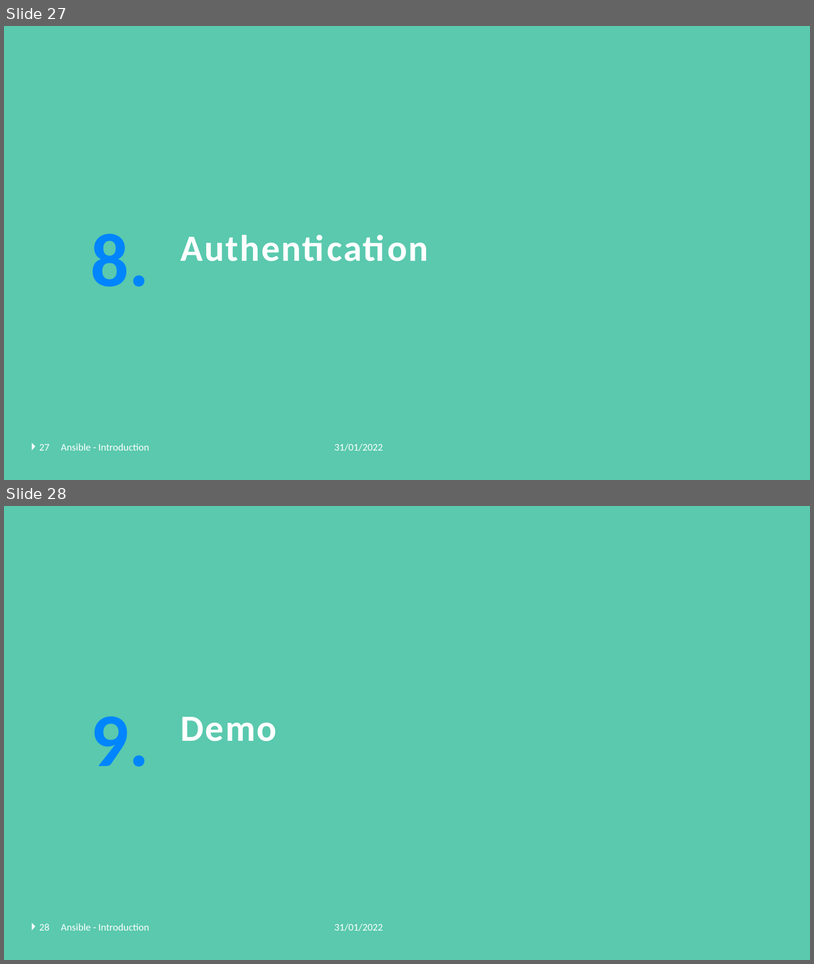
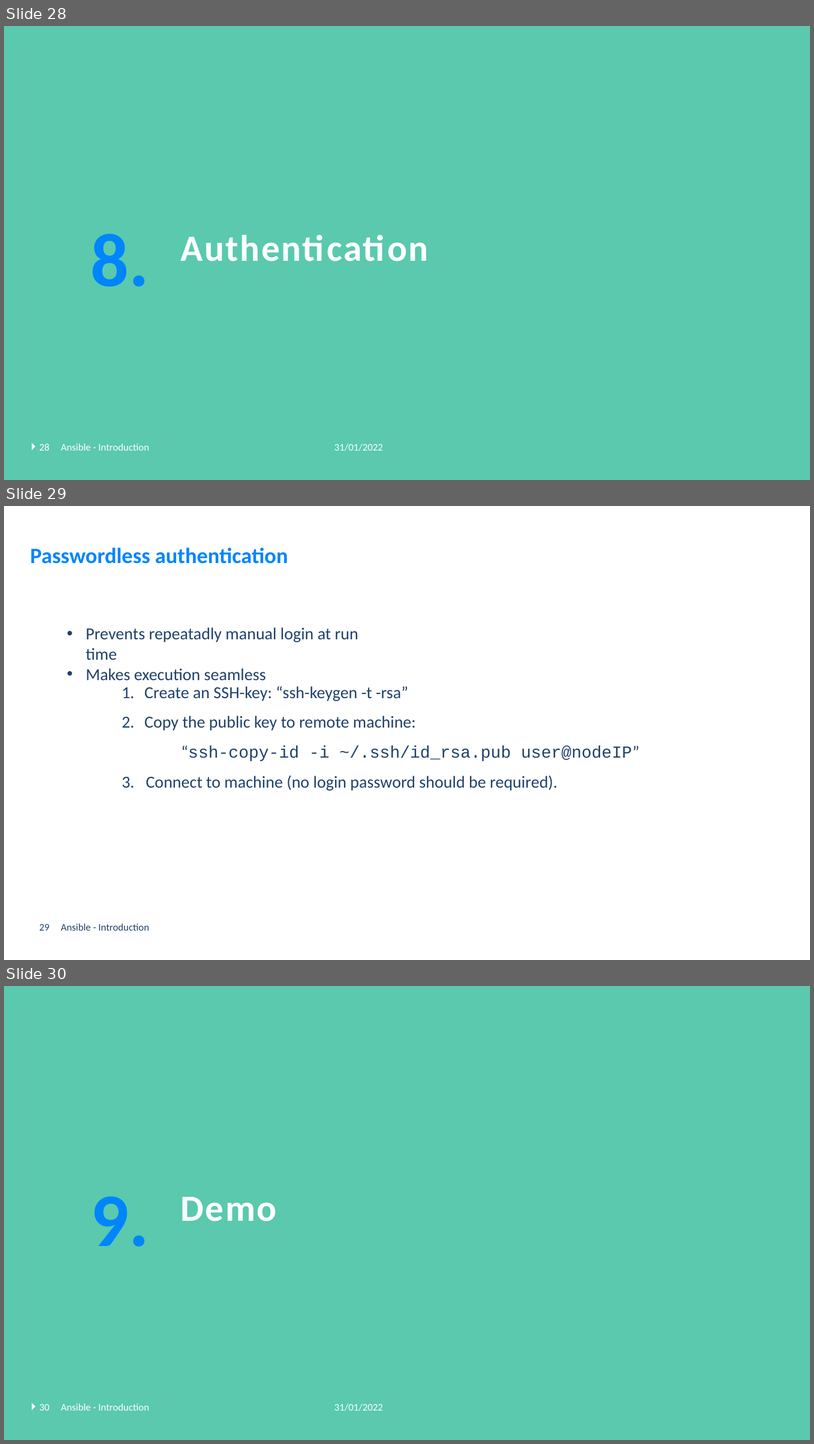
Before and after one commit to GerritVanMol/Ansible_Introduction-21_22, a slide deck: Documents/Ansible_BasicsAndHowToGetStarted.pptx. Shown one above the other, each under a label of ours: slides 27 and 28 before the commit, slides 28, 29 and 30 after it. The pictures are 814x964 and 814x1444 pixels, drawn with LibreOffice and Linux fonts; fonts in the diff are those of the drawing; background and template pictures are left out. Boxes give left, top, right and bottom in pixels: in the first picture for what was removed or moved away, otherwise in the second. Text is boxed around its words. In the diff, an @@ line names an element or a change of style, - is before the commit and + after.

```diff
--- a/Documents/Ansible_BasicsAndHowToGetStarted.pptx
+++ b/Documents/Ansible_BasicsAndHowToGetStarted.pptx
@@ slide 29 added at [4,506,810,960], background #FFFFFF @@
@@ title added at [30,547,288,564], 26 pt, text #0085FE, bold @@
+Passwordless authentication
@@ text added at [86,627,359,680], 20 pt, text #1F416B @@
+• Prevents repeatadly manual login at run time
+• Makes execution seamless
@@ text added at [122,686,640,790], 20 pt, text #1F416B @@
+1. Create an SSH-key: “ssh-keygen -t -rsa”
+2. Copy the public key to remote machine:
+“ssh-copy-id -i ~/.ssh/id_rsa.pub user@nodeIP”
+3. Connect to machine (no login password should be required).
@@ page number added at [39,924,50,930], 12 pt, text #1F416B @@
+29
@@ text added at [61,923,149,930], 12 pt, text #1F416B @@
+Ansible - Introduction
@@ what was slide 27 is now slide 28 @@
@@ page number at [39,443,50,450]: text changed @@
-27
+28
@@ what was slide 28 is now slide 30 @@
@@ page number at [39,1404,50,1410]: text changed @@
-28
+30
```
Also in this commit, not shown: 7 slides changed, 1 other slide added, 1 slide removed, 1 other file.
